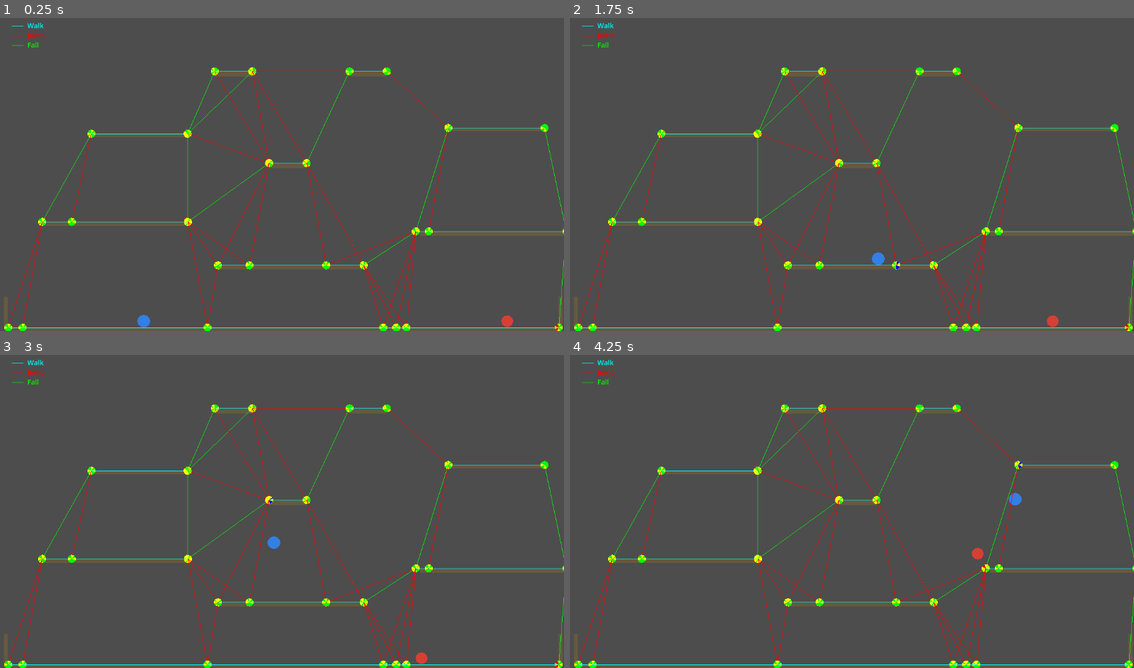
Above: before the commit, frames 1-4 (two rows, left to right).
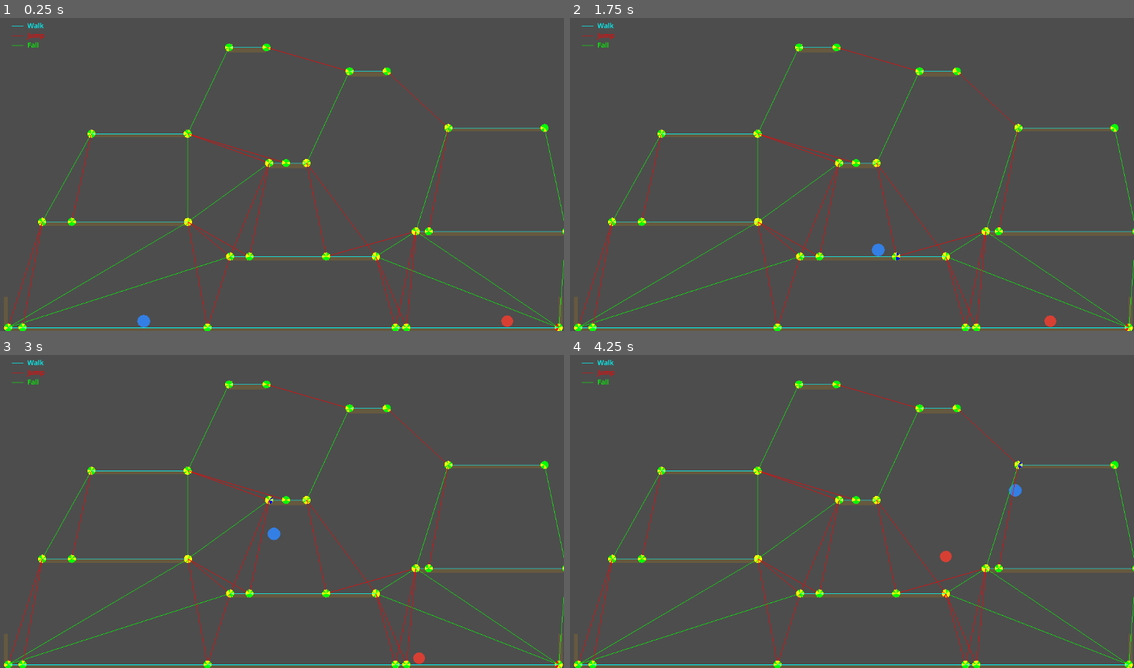
Above: after the commit, the same moments.

Repository: xhocquet/2d-platformer-pathfinding-demo
Game: Godot game, scene res://main.tscn
Two runs of this game, one before a commit and one after it. Both use one fixed random seed, a clock stepped at 60 frames per second and the inputs below.
Inputs:
- Up to frame 1 (0.25 s): no input
- Up to frame 2 (1.75 s): hold D (move_right) from 0.53 s (still down); tap W (jump) at 0.6, 0.77, 1.07, 1.35, 1.52 s
- Up to frame 3 (3 s): tap W (jump) at 1.82, 2.1, 2.85 s; release D (move_right) at 2.03 s; hold A (move_left) 2.03-2.78 s; hold D (move_right) from 2.78 s (still down)
- Up to frame 4 (4.25 s): keep holding D (move_right); tap W (jump) at 3.02, 3.32, 3.6, 3.77, 4.07 s

The runs differ from the first frame. In frame 1, 2.9% of the frame differs, in the area x 0-100%, y 8-100%; in frame 2, 3.0%; in frame 3, 3.0%; in frame 4, 3.1%.

Commit message:
Checkpoint

Diff:
--- a/enemy.gd
+++ b/enemy.gd
@@ -5,6 +5,7 @@
 
 const ARRIVAL_DIST: float = 16.0
 const LEAD_IN_DIST: float = 10.0  # must be this close to source node before initiating jump
+const LARGE_JUMP_GAP_X: float = 40.0  # during ascent, steer toward target if horizontal gap exceeds this
 @export var speed := 100.0
 
 var _player: CharacterBody2D
@@ -73,11 +74,30 @@
 	if _jump_phase == JumpPhase.LEAD_IN:
 		return signf(_lead_in_target_x - global_position.x)
 
-	if _jump_back_out_dir != 0.0 and (_jump_phase == JumpPhase.JUMP_PRESS or _jump_phase == JumpPhase.ASCENT):
+	if _jump_phase == JumpPhase.JUMP_PRESS:
+		var target_pos: Vector2 = _graph.get_section_position(_dest_node)
+
+		if absf(target_pos.x - global_position.x) > LARGE_JUMP_GAP_X:
+			return signf(target_pos.x - global_position.x)
+
 		return _jump_back_out_dir
 
+	if _jump_phase == JumpPhase.ASCENT:
+		var target_pos: Vector2 = _graph.get_section_position(_dest_node)
+		var at_ledge_y: bool = global_position.y <= target_pos.y
+		if at_ledge_y and absf(target_pos.x - global_position.x) > LARGE_JUMP_GAP_X:
+			return signf(target_pos.x - global_position.x)
+		# Below ledge y: only allow back-out if it's not toward target (e.g. when inside ledge, back-out can point inward).
+		if not at_ledge_y:
+			var toward_target: float = signf(target_pos.x - global_position.x)
+			if toward_target != 0.0 and _jump_back_out_dir == toward_target:
+				return 0.0
+		return _jump_back_out_dir
+
 	if _jump_phase == JumpPhase.AIR_CONTROL:
-		return signf(_player.global_position.x - global_position.x)
+		# Always steer toward intended landing; don't chase player mid-air or we skip the platform.
+		var target_pos: Vector2 = _graph.get_section_position(_dest_node)
+		return signf(target_pos.x - global_position.x)
 
 	return 0.0
 
@@ -196,7 +216,7 @@
 	var pos_from: Vector2 = _graph.get_section_position(_source_node)
 	var ledge_center_x: float = (ledge_min_x + ledge_max_x) * 0.5
 	var approach_from_left: bool = pos_from.x < ledge_center_x
-	var edge_x: float = ledge_min_x - 40.0 if approach_from_left else ledge_max_x + 40.0
+	var edge_x: float = ledge_min_x - 20.0 if approach_from_left else ledge_max_x + 20.0
 	var inside: bool = (approach_from_left and global_position.x >= edge_x) or (not approach_from_left and global_position.x <= edge_x)
 	_jump_back_out_dir = -1.0 if (inside and approach_from_left) else (1.0 if (inside and not approach_from_left) else 0.0)
 
@@ -211,8 +231,8 @@
 		_stand_still()
 		return
 
-	_jump_peak_y = minf(_jump_peak_y, global_position.y)
-	if global_position.y > _jump_peak_y:
+	var target_y: float = _graph.get_section_position(_dest_node).y
+	if global_position.y <= target_y:
 		_jump_phase = JumpPhase.AIR_CONTROL
 
 func _tick_jump_air_control() -> void:
--- a/main.tscn
+++ b/main.tscn
@@ -17,7 +17,7 @@
 scale = Vector2(1, 0.99871016)
 
 [node name="Platform1" type="StaticBody2D" parent="."]
-position = Vector2(594, 518.669)
+position = Vector2(619, 500.64575)
 scale = Vector2(2.4800012, 0.32000488)
 
 [node name="CollisionShape2D" type="CollisionShape2D" parent="Platform1"]
@@ -72,7 +72,7 @@
 polygon = PackedVector2Array(-60, -12, 60, -12, 60, 12, -60, 12)
 
 [node name="Platform9" type="StaticBody2D" parent="."]
-position = Vector2(476.99997, 122.15756)
+position = Vector2(506, 73.09428)
 scale = Vector2(0.6400484, 0.45145908)
 
 [node name="CollisionShape2D" type="CollisionShape2D" parent="Platform9"]
--- a/section_graph.gd
+++ b/section_graph.gd
@@ -330,7 +330,12 @@
 		var b: Vector2 = _positions.get(e.to, Vector2.ZERO)
 		if absf(a.y - b.y) > max_jump_height:
 			continue
-		if max_edge_length > 0.0 and e.type != EdgeType.WALK and a.distance_to(b) > max_edge_length:
+		if (
+		  max_edge_length > 0.0 and
+			e.type != EdgeType.WALK and
+			e.type != EdgeType.FALL and
+			a.distance_to(b) > max_edge_length
+		):
 			continue
 		keep.append(e)
 	_edges = keep
